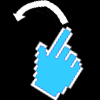
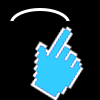
Layers edited between the first and the second 100x100 image:
added layer "Ellipse 1" above "Layer 8" over [10,8,70,21]
painted on "Layer 8" over [12,0,70,28]
